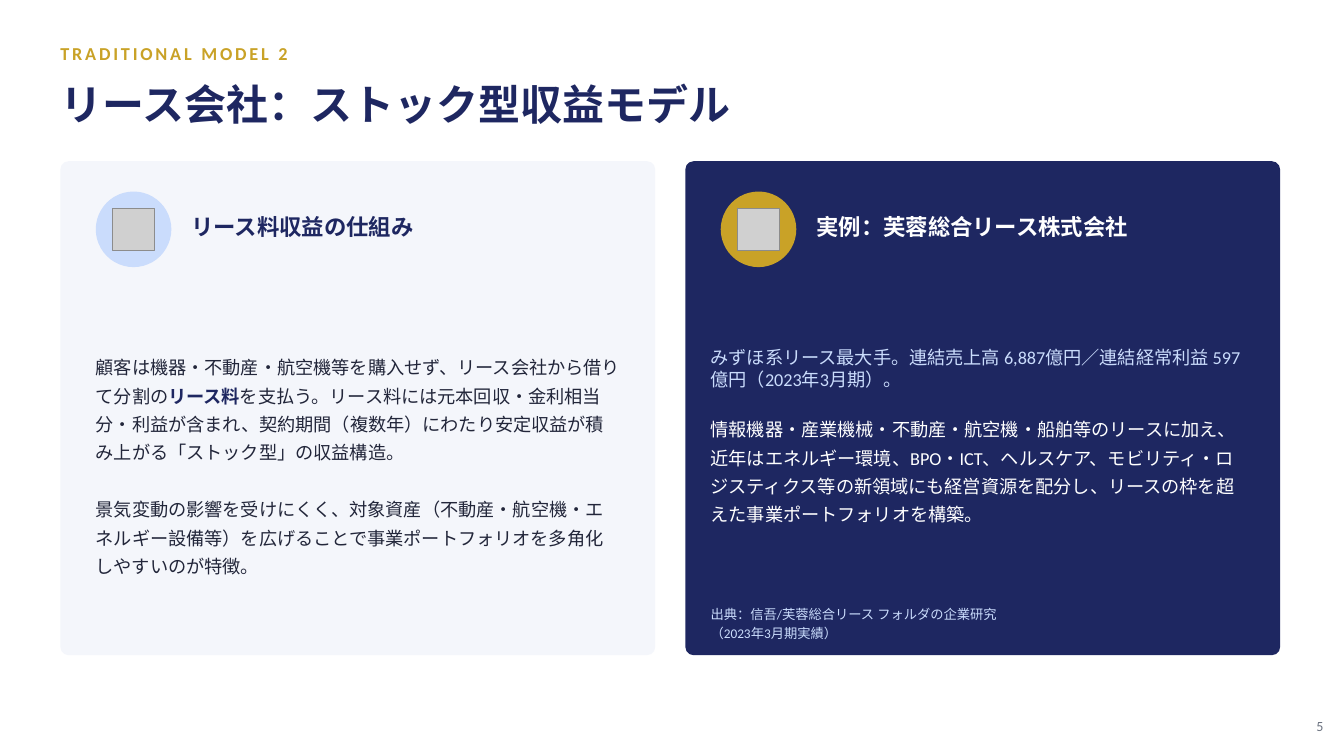
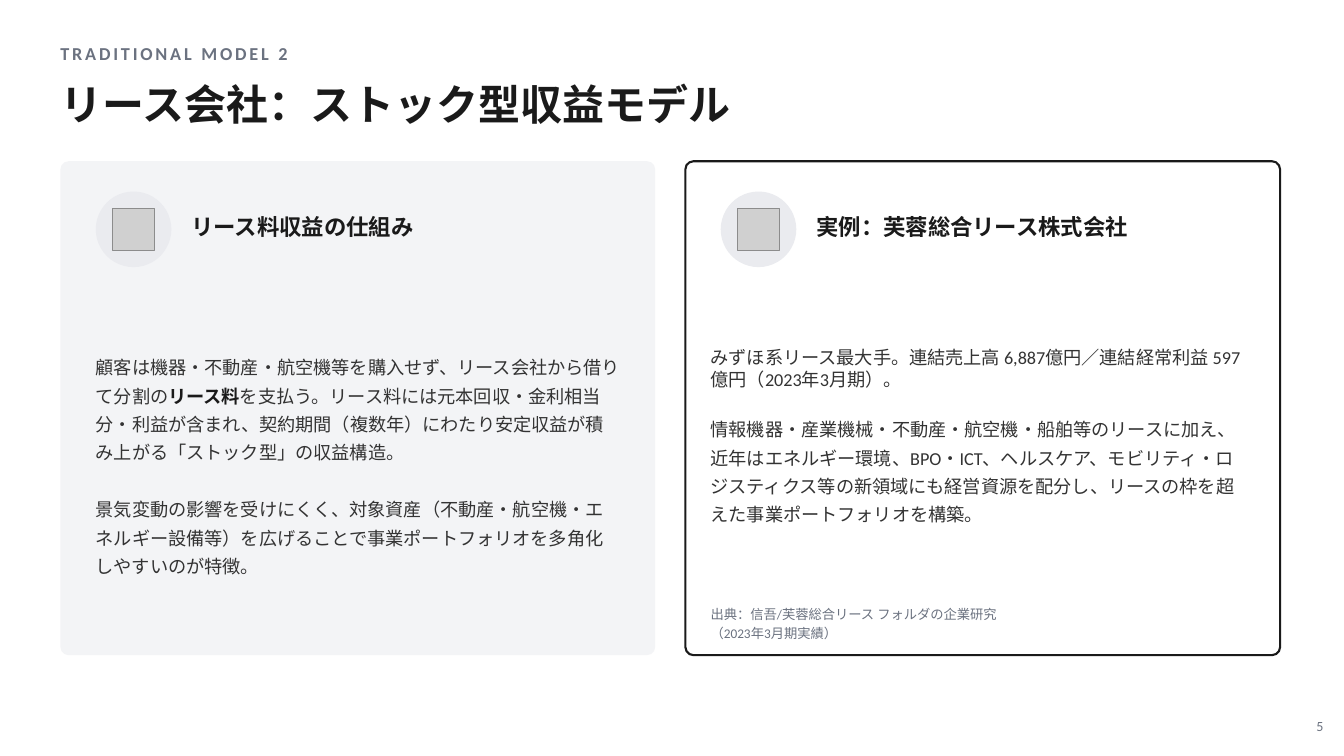
Before and after one commit to nasukazunori/NasuVault2, a slide deck: slide 5 of 信吾/NRI/添付ファイル/金融ビジネスモデル_GD対策.pptx. Drawn at 1344x756 pixels with LibreOffice and Linux fonts; fonts in the diff are those of the drawing; grey boxes stand for pictures. Boxes give left, top, right and bottom in pixels: in the first picture for what was removed or moved away, otherwise in the second. Text is boxed around its words. In the diff, an @@ line names an element or a change of style, - is before the commit and + after.

```diff
--- a/信吾/NRI/添付ファイル/金融ビジネスモデル_GD対策.pptx
+++ b/信吾/NRI/添付ファイル/金融ビジネスモデル_GD対策.pptx
@@ text "TRADITIONAL MODEL 2" at box(60, 48, 287, 60): text colour #C9A227 to #6B7280 @@
@@ text "リース会社：ストック型収益モデル" at box(60, 83, 730, 124): text colour #1E2761 to #1A1A1A @@
@@ rounded rectangle at box(60, 161, 655, 655): fill #F4F6FB to #F3F4F6 @@
@@ rounded rectangle at box(686, 161, 1280, 655): fill #1E2761 to #FFFFFF; outline none to #1A1A1A 1.5 pt @@
@@ ellipse at box(96, 192, 171, 267): fill #CADCFC to #EAEBEF @@
@@ text "リース料収益の仕組み" at box(191, 216, 413, 237): text colour #1E2761 to #1A1A1A @@
@@ ellipse at box(721, 192, 797, 267): fill #C9A227 to #EAEBEF @@
@@ text "実例：芙蓉総合リース株式会社" at box(816, 216, 1127, 237): text colour #FFFFFF to #1A1A1A @@
@@ text "顧客は機器・不動産・航空機等を購入せず、リース会社から借りて分割のリース料を支払う。リース料には元本回収・金利相当分・利 ..." at box(96, 358, 620, 575): text colour #22263A to #333333; text colour #1E2761 to #1A1A1A in "顧客は機器・不動産・航空機等を購入せず、リース会社から借りて分割のリース料を支払う。リース料には元本回収・金利相当分・利 ..." @@
@@ text "みずほ系リース最大手。連結売上高 6,887億円／連結経常利益 597億円（2023年3月期）。 情報機器・産業機械・不 ..." at box(711, 348, 1236, 523): text colour #CADCFC to #333333 in "みずほ系リース最大手。連結売上高 6,887億円／連結経常利益 597億円（2023年3月期）。"; text colour #FFFFFF to #333333 in "情報機器・産業機械・不動産・航空機・船舶等のリースに加え、近年はエネルギー環境、BPO・ICT、ヘルスケア、モビリティ・ ..." @@
@@ text "出典：信吾/芙蓉総合リース フォルダの企業研究" at box(711, 608, 996, 639): text colour #CADCFC to #6B7280 @@
```
Also in this commit, not shown: 10 other slides changed.
